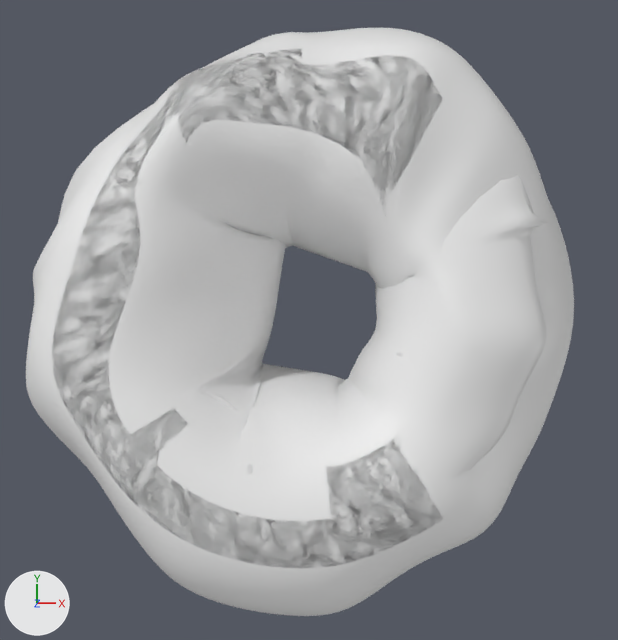
The Blender file donut.blend as it was, and as the next commit left it.
Camera for both pictures: a camera (50 mm lens) standing at (0.0014, -0.0014, 0.1417) and looking at (0.0015, -0.0015, -0.0001). Arrows for +X, +Y and +Z are at lower left; the lights stay in place.

Script lines for the objects in view, before the commit:
```python
me_donut = bpy.data.meshes.new('Donut')
me_donut.from_pydata(...)  # 640 vertices, 640 faces; spans x -0.0461..0.0485, y -0.0503..0.0465, z -0.0276..0.0203
me_donut.polygons.foreach_set('use_smooth', [True] * 640)
me_torus_001 = bpy.data.meshes.new('Torus.001')
me_torus_001.from_pydata(...)  # 193 vertices, 145 faces, 4 loose edges; spans x -0.0414..0.0421, y -0.0447..0.0434, z 0.0079..0.0203
me_torus_001.polygons.foreach_set('use_smooth', [True] * 145)
ob_donut = bpy.data.objects.new('Donut', me_donut)
ob_donut.location = (0.0, 0.0, 0.0)
_m = ob_donut.modifiers.new('Subdivision', 'SUBSURF')
_m.levels = 2
ob_icing = bpy.data.objects.new('Icing', me_torus_001)
ob_icing.location = (0.0, 0.0, 0.0)
_m = ob_icing.modifiers.new('Solidify', 'SOLIDIFY')
_m.thickness = 0.017
_m.offset = 1.0
_m = ob_icing.modifiers.new('Subdivision', 'SUBSURF')
_m.levels = 2
```
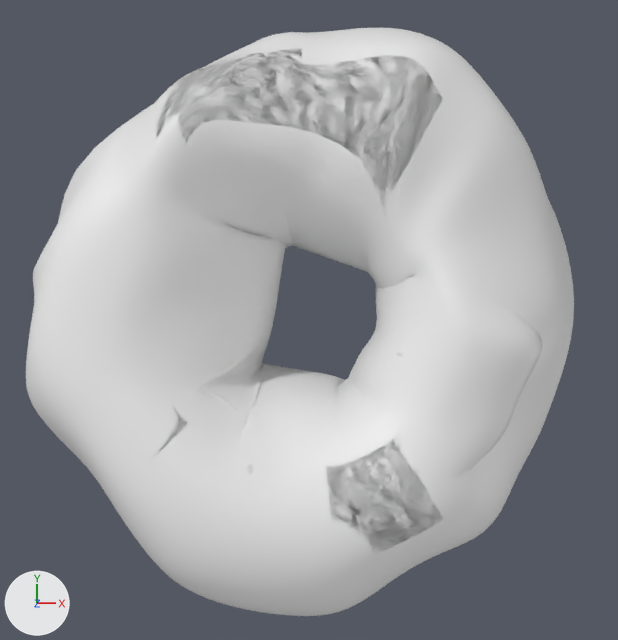
Where the change shows, as pixel boxes [x1, y1, x2, y2] in the pictures (618 x 640 px; the box of a moved part takes in the faces that stretch with it):
'Icing', reshaped
    before: [52, 49, 549, 568]
    after: [149, 49, 543, 554]
part 1 of me_torus_001, moved or reshaped (not visible afterwards)
    before: [52, 152, 140, 457]
part 2 of me_torus_001, moved or reshaped (not visible afterwards)
    before: [150, 482, 299, 568]
part 3 of me_torus_001, moved or reshaped
    before: [445, 176, 549, 336]
    after: [463, 284, 541, 338]

What the commit changed:
me_torus_001 has 193 vertices, 145 faces, 4 loose edges and spans x -0.0414..0.0421, y -0.0447..0.0434, z 0.0079..0.0203.
me_torus_001 is used by ob_icing; location (0.0, 0.0, 0.0).
Part 1, on me_torus_001:
Vertex 2 of me_torus_001 moves from (-0.0365, -0.0009, 0.0176) to (-0.0366, 0.004, 0.0162).
Vertex 3 of me_torus_001 moves from (-0.0395, 0.0019, 0.015) to (-0.0392, 0.0079, 0.012).
Vertex 6 of me_torus_001 moves from (-0.037, -0.0064, 0.0174) to (-0.0378, -0.0038, 0.0162).
Vertex 7 of me_torus_001 moves from (-0.0414, -0.0059, 0.0143) to (-0.0412, -0.0045, 0.011).
Vertex 10 of me_torus_001 moves from (-0.0358, -0.0118, 0.0173) to (-0.037, -0.0113, 0.0156).
Vertex 11 of me_torus_001 moves from (-0.0413, -0.013, 0.0119) to (-0.0429, -0.0124, 0.0067).
Vertex 15 of me_torus_001 moves from (-0.0331, -0.017, 0.0167) to (-0.033, -0.017, 0.0156).
Vertex 16 of me_torus_001 moves from (-0.0369, -0.0186, 0.0104) to (-0.0384, -0.0179, 0.0085).
Vertex 182 of me_torus_001 moves from (-0.0292, 0.0195, 0.0155) to (-0.0289, 0.0203, 0.0146).
Vertex 186 of me_torus_001 moves from (-0.0318, 0.013, 0.0172) to (-0.0316, 0.0166, 0.0152).
Vertex 187 of me_torus_001 moves from (-0.0367, 0.0148, 0.0141) to (-0.0352, 0.0183, 0.0091).
Vertex 190 of me_torus_001 moves from (-0.0342, 0.0058, 0.0177) to (-0.0342, 0.0093, 0.0165).
Vertex 191 of me_torus_001 moves from (-0.0363, 0.0111, 0.0155) to (-0.0354, 0.0158, 0.0115).
Part 2, on me_torus_001:
Vertex 31 of me_torus_001 moves from (-0.0247, -0.0348, 0.0115) to (-0.0248, -0.0339, 0.0113).
Vertex 35 of me_torus_001 moves from (-0.0172, -0.0337, 0.0173) to (-0.0173, -0.0348, 0.0161).
Vertex 36 of me_torus_001 moves from (-0.0198, -0.0397, 0.0128) to (-0.02, -0.0412, 0.0085).
Vertex 40 of me_torus_001 moves from (-0.0117, -0.036, 0.0173) to (-0.0121, -0.0393, 0.0147).
Vertex 41 of me_torus_001 moves from (-0.0137, -0.0422, 0.0129) to (-0.0141, -0.046, 0.0051).
Vertex 44 of me_torus_001 moves from (-0.006, -0.0373, 0.0173) to (-0.0062, -0.0386, 0.016).
Vertex 45 of me_torus_001 moves from (-0.0073, -0.0438, 0.0128) to (-0.0075, -0.046, 0.0087).
Vertex 50 of me_torus_001 moves from (-0.0006, -0.0447, 0.0126) to (-0.0004, -0.0439, 0.0123).
Part 3, on me_torus_001:
Vertex 96 of me_torus_001 moves from (0.0397, 0.0026, 0.0123) to (0.0357, 0.0015, 0.01).
Vertex 100 of me_torus_001 moves from (0.0387, 0.013, 0.0123) to (0.0363, 0.0099, 0.0077).
Vertex 104 of me_torus_001 moves from (0.0375, 0.0131, 0.013) to (0.0352, 0.0101, 0.0085).
Vertex 108 of me_torus_001 moves from (0.0378, 0.0244, 0.0124) to (0.0334, 0.0241, 0.0102).
